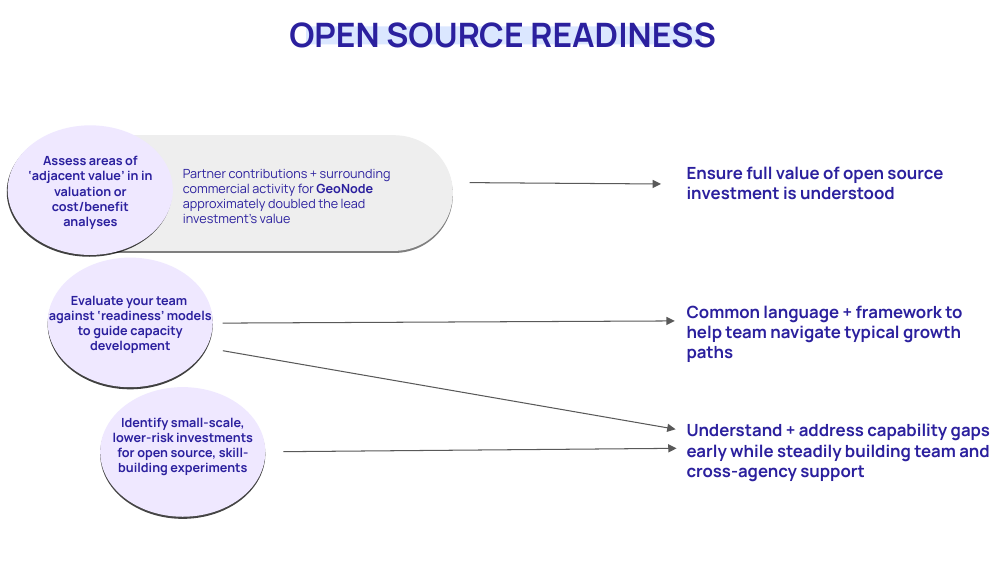
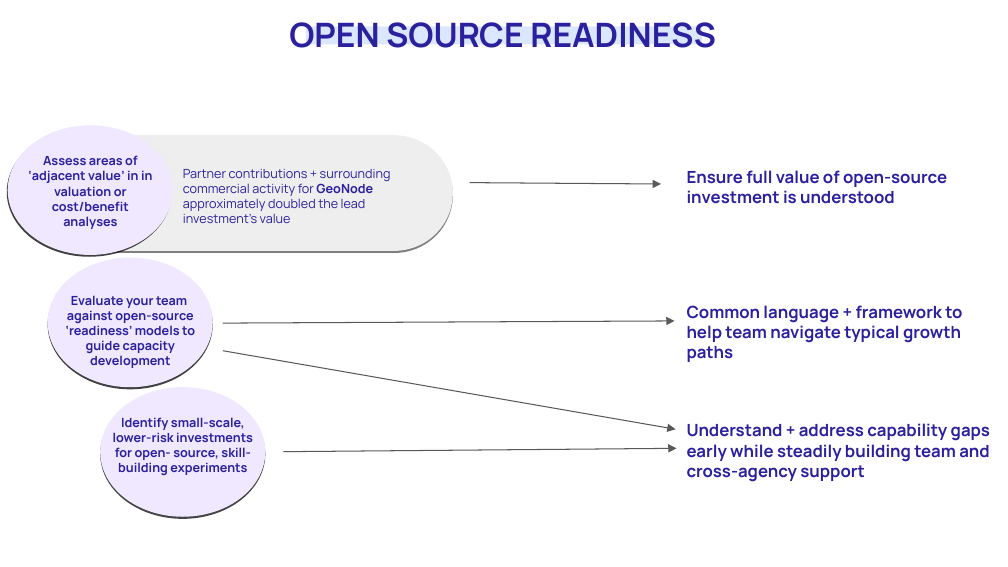
Before and after one commit to unicef/publicgoods-toolkit, a slide deck: slide 8 of dpg-toolkit-overview.odp. Drawn at 1008x567 pixels with LibreOffice and Linux fonts; fonts in the diff are those of the drawing. Boxes give left, top, right and bottom in pixels: in the first picture for what was removed or moved away, otherwise in the second. Text is boxed around its words. In the diff, an @@ line names an element or a change of style, - is before the commit and + after.

```diff
--- a/dpg-toolkit-overview.odp
+++ b/dpg-toolkit-overview.odp
@@ text at box(687, 170, 947, 204): text changed @@
-Ensure full value of open source investment is understood
+Ensure full value of open-source investment is understood
@@ text at box(66, 310, 195, 368): text changed @@
-against ‘readiness’ models to guide capacity development
+against open-source ‘readiness’ models to guide capacity development
@@ text at box(113, 417, 253, 475): text changed @@
-Identify small-scale, lower-risk investments for open source, skill-building experiments
+Identify small-scale, lower-risk investments for open- source, skill-building experiments
```
Also in this commit, not shown: 8 other slides changed, 1 other file.
